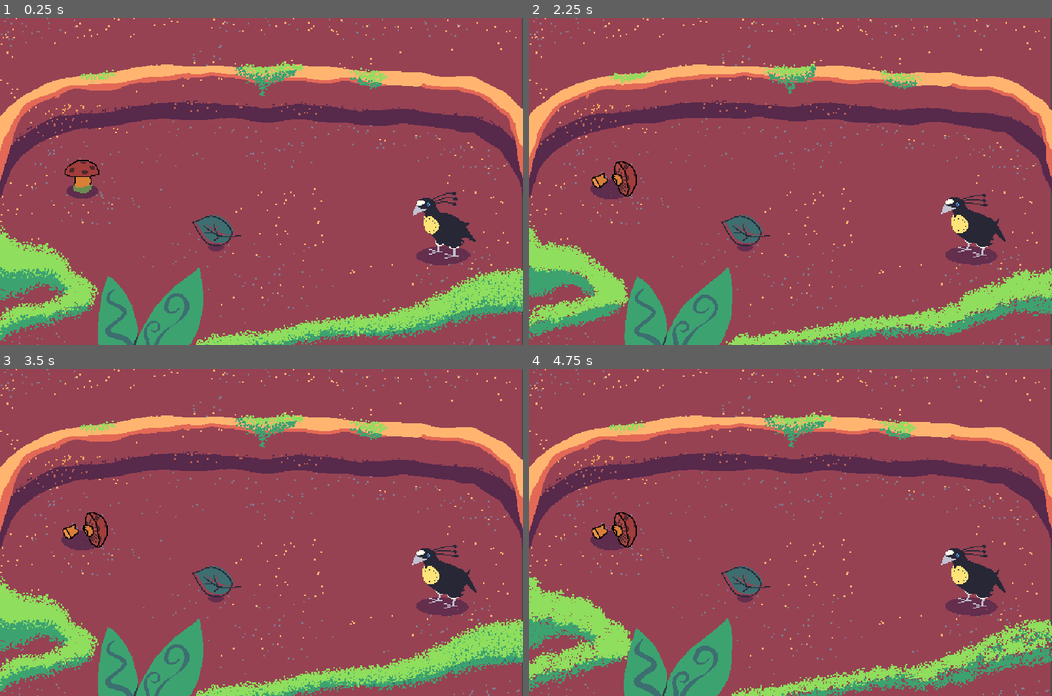
Above: before the commit, frames 1-4 (two rows, left to right).
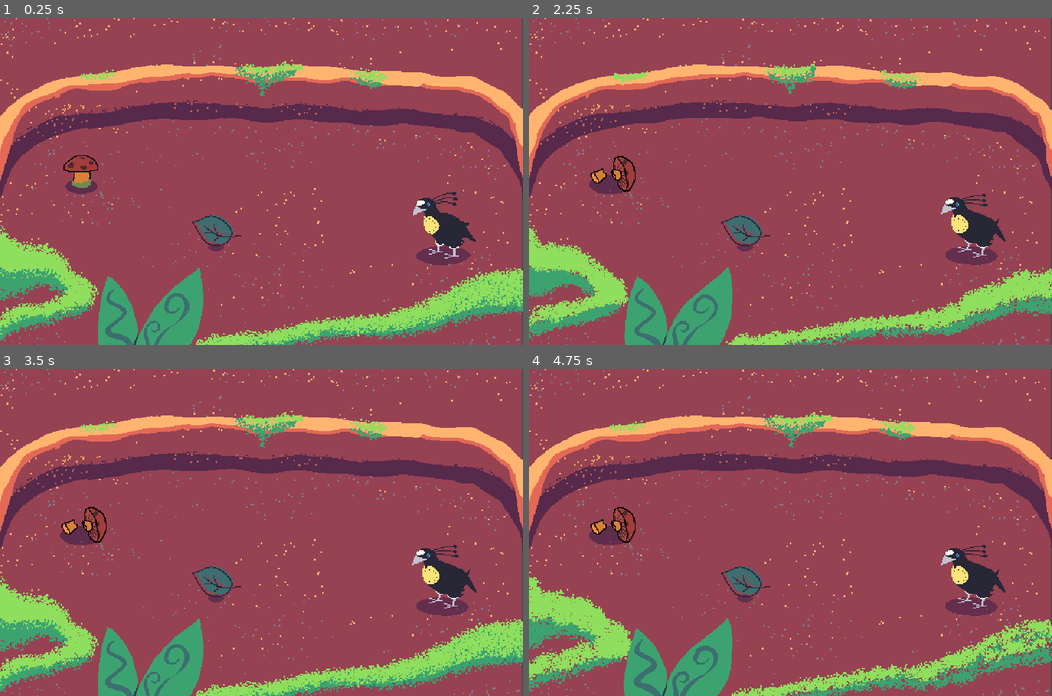
Above: after the commit, the same moments.

Repository: mapedorr/CapstoneGame
Game: Godot game, scene res://Limpiar/CleaningGame.tscn
Two runs of this game, one before a commit and one after it. Both use one fixed random seed, a clock stepped at 60 frames per second and the inputs below. Sound files missing from this copy of the repository are replaced by a short silence.
Inputs (mouse positions are in pixels of both pictures, inside the frame that each line leads up to):
- Up to frame 1 (0.25 s): no input
- Up to frame 2 (2.25 s): drag from (743, 230) to (612, 174) at 0.52 s; click "Start" at 1.25 s; drag from (612, 174) to (743, 230) at 2.02 s
- Up to frame 3 (3.5 s): move the mouse to (313, 460) at 2.77 s; click (313, 460) at 2.92 s
- Up to frame 4 (4.75 s): drag from (764, 597) to (633, 483) at 3.52 s; move the mouse to (947, 581) at 4.27 s; click (947, 581) at 4.42 s

The runs differ from the first frame. In frame 1, 0.4% of the frame differs, in the area x 12-19%, y 42-56%; in frame 2, 0.5%, in the area x 11-21%, y 42-56%; in frame 3, 0.5%; in frame 4, 0.5%.

Commit message:
Particles Implementation

Diff:
--- a/Limpiar/Leaf/Flower.tscn
+++ b/Limpiar/Leaf/Flower.tscn
@@ -9,6 +9,7 @@
 [ext_resource path="res://addons/swipe-detector/icon.png" type="Texture" id=7]
 [ext_resource path="res://Audio/SFX/SFX_FlowerSpawn.ogg" type="AudioStream" id=8]
 [ext_resource path="res://Audio/SFX/SFX_FlowerDeath.ogg" type="AudioStream" id=9]
+[ext_resource path="res://Limpiar/Sprites/Particle.png" type="Texture" id=10]
 
 [sub_resource type="Animation" id=1]
 resource_name = "Dance"
@@ -164,6 +165,7 @@
 
 [sub_resource type="Animation" id=3]
 resource_name = "DeathLeft"
+length = 1.4
 tracks/0/type = "value"
 tracks/0/path = NodePath(".:position")
 tracks/0/interp = 1
@@ -212,9 +214,46 @@
 "update": 1,
 "values": [ false ]
 }
+tracks/4/type = "value"
+tracks/4/path = NodePath("../Particle:visible")
+tracks/4/interp = 1
+tracks/4/loop_wrap = true
+tracks/4/imported = false
+tracks/4/enabled = true
+tracks/4/keys = {
+"times": PoolRealArray( 0, 1, 1.4 ),
+"transitions": PoolRealArray( 1, 1, 1 ),
+"update": 1,
+"values": [ false, true, false ]
+}
+tracks/5/type = "value"
+tracks/5/path = NodePath("../Particle:position")
+tracks/5/interp = 1
+tracks/5/loop_wrap = true
+tracks/5/imported = false
+tracks/5/enabled = true
+tracks/5/keys = {
+"times": PoolRealArray( 1 ),
+"transitions": PoolRealArray( 1 ),
+"update": 0,
+"values": [ Vector2( -87.251, -20.9983 ) ]
+}
+tracks/6/type = "value"
+tracks/6/path = NodePath("../Particle:frame")
+tracks/6/interp = 1
+tracks/6/loop_wrap = true
+tracks/6/imported = false
+tracks/6/enabled = true
+tracks/6/keys = {
+"times": PoolRealArray( 1, 1.1, 1.2, 1.3 ),
+"transitions": PoolRealArray( 1, 1, 1, 1 ),
+"update": 1,
+"values": [ 0, 1, 2, 3 ]
+}
 
 [sub_resource type="Animation" id=4]
 resource_name = "DeathRight"
+length = 1.4
 tracks/0/type = "value"
 tracks/0/path = NodePath(".:position")
 tracks/0/interp = 1
@@ -263,6 +302,42 @@
 "update": 1,
 "values": [ false ]
 }
+tracks/4/type = "value"
+tracks/4/path = NodePath("../Particle:visible")
+tracks/4/interp = 1
+tracks/4/loop_wrap = true
+tracks/4/imported = false
+tracks/4/enabled = true
+tracks/4/keys = {
+"times": PoolRealArray( 0, 1, 1.4 ),
+"transitions": PoolRealArray( 1, 1, 1 ),
+"update": 1,
+"values": [ false, true, false ]
+}
+tracks/5/type = "value"
+tracks/5/path = NodePath("../Particle:position")
+tracks/5/interp = 1
+tracks/5/loop_wrap = true
+tracks/5/imported = false
+tracks/5/enabled = true
+tracks/5/keys = {
+"times": PoolRealArray( 1 ),
+"transitions": PoolRealArray( 1 ),
+"update": 0,
+"values": [ Vector2( 92.2166, -20.0732 ) ]
+}
+tracks/6/type = "value"
+tracks/6/path = NodePath("../Particle:frame")
+tracks/6/interp = 1
+tracks/6/loop_wrap = true
+tracks/6/imported = false
+tracks/6/enabled = true
+tracks/6/keys = {
+"times": PoolRealArray( 1, 1.1, 1.2, 1.3 ),
+"transitions": PoolRealArray( 1, 1, 1, 1 ),
+"update": 1,
+"values": [ 0, 1, 2, 3 ]
+}
 
 [sub_resource type="CapsuleShape2D" id=5]
 radius = 18.6056
@@ -276,7 +351,7 @@
 cuando = 5
 
 [node name="Sprite" type="Sprite" parent="."]
-position = Vector2( 0.139345, -0.0928965 )
+position = Vector2( 10.8433, -7.22888 )
 texture = ExtResource( 2 )
 
 [node name="Animator" type="AnimationPlayer" parent="Sprite"]
@@ -287,7 +362,7 @@
 
 [node name="Shadow" type="Sprite" parent="Sprite"]
 self_modulate = Color( 1, 1, 1, 0.894118 )
-position = Vector2( -2, 34 )
+position = Vector2( -3, 32 )
 z_index = -1
 texture = ExtResource( 5 )
 hframes = 3
@@ -322,3 +397,10 @@
 [node name="SFX_Death" type="AudioStreamPlayer2D" parent="."]
 stream = ExtResource( 9 )
 volume_db = -3.0
+
+[node name="Particle" type="Sprite" parent="."]
+visible = false
+position = Vector2( 92.2166, -20.0732 )
+scale = Vector2( 0.6, 0.6 )
+texture = ExtResource( 10 )
+hframes = 4
--- a/Limpiar/Leaf/Leaf.tscn
+++ b/Limpiar/Leaf/Leaf.tscn
@@ -318,7 +318,7 @@
 [node name="Particle" type="Sprite" parent="."]
 visible = false
 position = Vector2( -90.4888, -9.89722 )
-scale = Vector2( 0.5, 0.5 )
+scale = Vector2( 0.4, 0.4 )
 texture = ExtResource( 7 )
 hframes = 4
 frame = 3
--- a/Limpiar/Leaf/Mushroom.tscn
+++ b/Limpiar/Leaf/Mushroom.tscn
@@ -10,6 +10,7 @@
 [ext_resource path="res://addons/swipe-detector/icon.png" type="Texture" id=8]
 [ext_resource path="res://Audio/SFX/SFX_MushroomSpawn.ogg" type="AudioStream" id=9]
 [ext_resource path="res://Audio/SFX/SFX_MushroomDeath.ogg" type="AudioStream" id=10]
+[ext_resource path="res://Limpiar/Sprites/Particle.png" type="Texture" id=11]
 
 [sub_resource type="Animation" id=1]
 resource_name = "Dance"
@@ -201,6 +202,7 @@
 
 [sub_resource type="Animation" id=3]
 resource_name = "DeathLeft"
+length = 1.4
 tracks/0/type = "value"
 tracks/0/path = NodePath(".:position")
 tracks/0/interp = 1
@@ -249,9 +251,46 @@
 "update": 1,
 "values": [ false ]
 }
+tracks/4/type = "value"
+tracks/4/path = NodePath("../Particle:visible")
+tracks/4/interp = 1
+tracks/4/loop_wrap = true
+tracks/4/imported = false
+tracks/4/enabled = true
+tracks/4/keys = {
+"times": PoolRealArray( 0, 1, 1.4 ),
+"transitions": PoolRealArray( 1, 1, 1 ),
+"update": 1,
+"values": [ false, true, false ]
+}
+tracks/5/type = "value"
+tracks/5/path = NodePath("../Particle:frame")
+tracks/5/interp = 1
+tracks/5/loop_wrap = true
+tracks/5/imported = false
+tracks/5/enabled = true
+tracks/5/keys = {
+"times": PoolRealArray( 1, 1.1, 1.2, 1.3 ),
+"transitions": PoolRealArray( 1, 1, 1, 1 ),
+"update": 1,
+"values": [ 0, 1, 2, 3 ]
+}
+tracks/6/type = "value"
+tracks/6/path = NodePath("../Particle:position")
+tracks/6/interp = 1
+tracks/6/loop_wrap = true
+tracks/6/imported = false
+tracks/6/enabled = true
+tracks/6/keys = {
+"times": PoolRealArray( 1 ),
+"transitions": PoolRealArray( 1 ),
+"update": 0,
+"values": [ Vector2( -84.0527, -18.4787 ) ]
+}
 
 [sub_resource type="Animation" id=4]
 resource_name = "DeathRight"
+length = 1.4
 tracks/0/type = "value"
 tracks/0/path = NodePath(".:position")
 tracks/0/interp = 1
@@ -300,6 +339,42 @@
 "update": 1,
 "values": [ false ]
 }
+tracks/4/type = "value"
+tracks/4/path = NodePath("../Particle:visible")
+tracks/4/interp = 1
+tracks/4/loop_wrap = true
+tracks/4/imported = false
+tracks/4/enabled = true
+tracks/4/keys = {
+"times": PoolRealArray( 0, 1, 1.4 ),
+"transitions": PoolRealArray( 1, 1, 1 ),
+"update": 1,
+"values": [ false, true, false ]
+}
+tracks/5/type = "value"
+tracks/5/path = NodePath("../Particle:frame")
+tracks/5/interp = 1
+tracks/5/loop_wrap = true
+tracks/5/imported = false
+tracks/5/enabled = true
+tracks/5/keys = {
+"times": PoolRealArray( 1, 1.1, 1.2, 1.3 ),
+"transitions": PoolRealArray( 1, 1, 1, 1 ),
+"update": 1,
+"values": [ 0, 1, 2, 3 ]
+}
+tracks/6/type = "value"
+tracks/6/path = NodePath("../Particle:position")
+tracks/6/interp = 1
+tracks/6/loop_wrap = true
+tracks/6/imported = false
+tracks/6/enabled = true
+tracks/6/keys = {
+"times": PoolRealArray( 1 ),
+"transitions": PoolRealArray( 1 ),
+"update": 0,
+"values": [ Vector2( 91.8669, -20.0877 ) ]
+}
 
 [sub_resource type="CapsuleShape2D" id=5]
 radius = 18.6056
@@ -314,7 +389,7 @@
 cuando = 7
 
 [node name="Sprite" type="Sprite" parent="."]
-position = Vector2( 1.68772, -1.12515 )
+position = Vector2( 0.652868, -6.1562 )
 texture = ExtResource( 2 )
 
 [node name="Animator" type="AnimationPlayer" parent="Sprite"]
@@ -358,3 +433,10 @@
 
 [node name="SFX_Death" type="AudioStreamPlayer2D" parent="."]
 stream = ExtResource( 10 )
+
+[node name="Particle" type="Sprite" parent="."]
+visible = false
+position = Vector2( 91.8669, -20.0877 )
+scale = Vector2( 0.5, 0.5 )
+texture = ExtResource( 11 )
+hframes = 4
--- a/Limpiar/Leaf/Stick.tscn
+++ b/Limpiar/Leaf/Stick.tscn
@@ -6,6 +6,7 @@
 [ext_resource path="res://addons/swipe-detector/swipe_detector.gd" type="Script" id=4]
 [ext_resource path="res://addons/swipe-detector/icon.png" type="Texture" id=5]
 [ext_resource path="res://Audio/SFX/SFX_StickSpawn.ogg" type="AudioStream" id=6]
+[ext_resource path="res://Limpiar/Sprites/Particle.png" type="Texture" id=7]
 
 [sub_resource type="Animation" id=1]
 resource_name = "Dance"
@@ -85,6 +86,7 @@
 
 [sub_resource type="Animation" id=2]
 resource_name = "DeathLeft"
+length = 1.4
 tracks/0/type = "value"
 tracks/0/path = NodePath(".:position")
 tracks/0/interp = 1
@@ -133,9 +135,46 @@
 "update": 1,
 "values": [ false ]
 }
+tracks/4/type = "value"
+tracks/4/path = NodePath("../Particle:visible")
+tracks/4/interp = 1
+tracks/4/loop_wrap = true
+tracks/4/imported = false
+tracks/4/enabled = true
+tracks/4/keys = {
+"times": PoolRealArray( 0, 1, 1.4 ),
+"transitions": PoolRealArray( 1, 1, 1 ),
+"update": 1,
+"values": [ false, true, false ]
+}
+tracks/5/type = "value"
+tracks/5/path = NodePath("../Particle:frame")
+tracks/5/interp = 1
+tracks/5/loop_wrap = true
+tracks/5/imported = false
+tracks/5/enabled = true
+tracks/5/keys = {
+"times": PoolRealArray( 1, 1.1, 1.2, 1.3 ),
+"transitions": PoolRealArray( 1, 1, 1, 1 ),
+"update": 1,
+"values": [ 0, 1, 2, 3 ]
+}
+tracks/6/type = "value"
+tracks/6/path = NodePath("../Particle:position")
+tracks/6/interp = 1
+tracks/6/loop_wrap = true
+tracks/6/imported = false
+tracks/6/enabled = true
+tracks/6/keys = {
+"times": PoolRealArray( 1 ),
+"transitions": PoolRealArray( 1 ),
+"update": 0,
+"values": [ Vector2( -82.9691, -17.4169 ) ]
+}
 
 [sub_resource type="Animation" id=3]
 resource_name = "DeathRight"
+length = 1.4
 tracks/0/type = "value"
 tracks/0/path = NodePath(".:position")
 tracks/0/interp = 1
@@ -184,6 +223,42 @@
 "update": 1,
 "values": [ false ]
 }
+tracks/4/type = "value"
+tracks/4/path = NodePath("../Particle:visible")
+tracks/4/interp = 1
+tracks/4/loop_wrap = true
+tracks/4/imported = false
+tracks/4/enabled = true
+tracks/4/keys = {
+"times": PoolRealArray( 0, 1, 1.4 ),
+"transitions": PoolRealArray( 1, 1, 1 ),
+"update": 1,
+"values": [ false, true, false ]
+}
+tracks/5/type = "value"
+tracks/5/path = NodePath("../Particle:frame")
+tracks/5/interp = 1
+tracks/5/loop_wrap = true
+tracks/5/imported = false
+tracks/5/enabled = true
+tracks/5/keys = {
+"times": PoolRealArray( 1, 1.1, 1.2, 1.3 ),
+"transitions": PoolRealArray( 1, 1, 1, 1 ),
+"update": 1,
+"values": [ 0, 1, 2, 3 ]
+}
+tracks/6/type = "value"
+tracks/6/path = NodePath("../Particle:position")
+tracks/6/interp = 1
+tracks/6/loop_wrap = true
+tracks/6/imported = false
+tracks/6/enabled = true
+tracks/6/keys = {
+"times": PoolRealArray( 1 ),
+"transitions": PoolRealArray( 1 ),
+"update": 0,
+"values": [ Vector2( 89.9827, -15.2052 ) ]
+}
 
 [sub_resource type="CapsuleShape2D" id=4]
 radius = 18.6056
@@ -237,3 +312,11 @@
 [node name="SFX_Spawn" type="AudioStreamPlayer2D" parent="."]
 stream = ExtResource( 6 )
 volume_db = -4.0
+
+[node name="Particle" type="Sprite" parent="."]
+visible = false
+position = Vector2( -82.9691, -17.4169 )
+scale = Vector2( 0.3, 0.3 )
+texture = ExtResource( 7 )
+hframes = 4
+frame = 2
Not shown: 1 places in Limpiar/Leaf/Flower.tscn that only renumber resources
Not shown: 1 places in Limpiar/Leaf/Mushroom.tscn that only renumber resources
Not shown: 1 places in Limpiar/Leaf/Stick.tscn that only renumber resources
